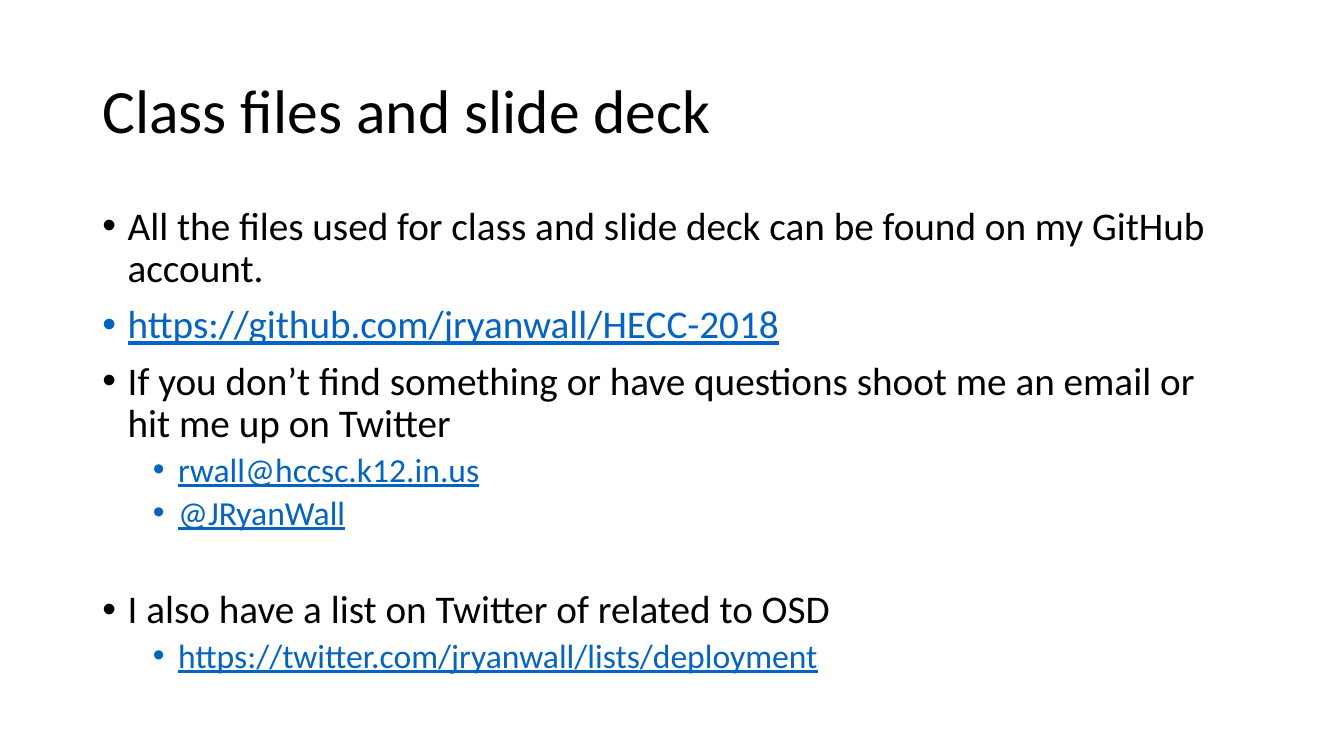
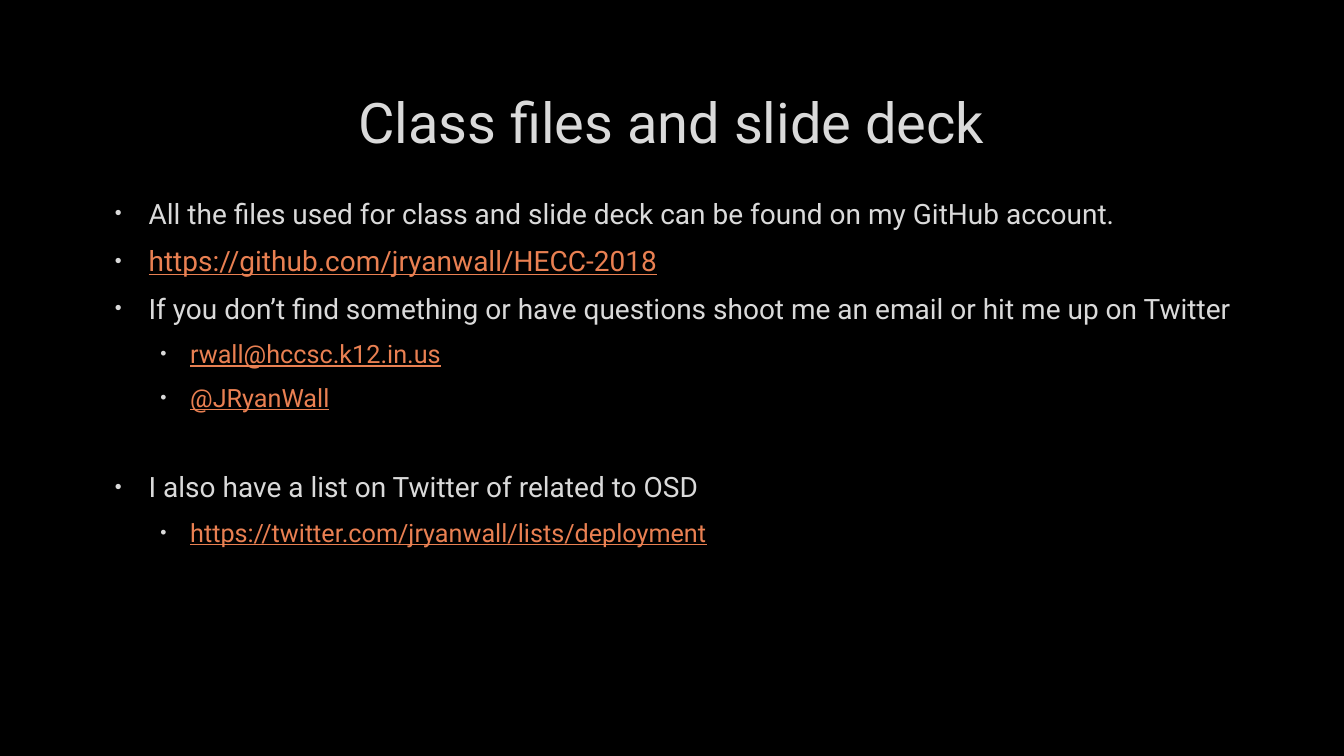
Before and after one commit to fydexx/HECC-2018, a slide deck: slide 9 of Part_01/Section03.pptx. Drawn at 1344x756 pixels with LibreOffice and Linux fonts; fonts in the diff are those of the drawing; background and template pictures are left out. Boxes give left, top, right and bottom in pixels: in the first picture for what was removed or moved away, otherwise in the second. Text is boxed around its words. In the diff, an @@ line names an element or a change of style, - is before the commit and + after.

```diff
--- a/Part_01/Section03.pptx
+++ b/Part_01/Section03.pptx
@@ background #FFFFFF to picture (left out) @@
@@ title "Class files and slide deck": place and size @@
-title "Class files and slide deck" at bbox=[102, 90, 711, 134]
+title "Class files and slide deck" at bbox=[358, 100, 984, 144]
@@ title "Class files and slide deck" at bbox=[358, 100, 984, 144]: size 44 to 40 pt, font Calibri to Roboto, text colour #000000 to #DADADA, letter outline none to #404040 0.75 pt; alignment left to centre; line spacing 0.9 to 1 @@
@@ text "All the files used for ...": place and size @@
-text "All the files used for ..." at bbox=[128, 212, 1204, 674]
+text "All the files used for ..." at bbox=[149, 202, 1231, 548]
@@ text "All the files used for ..." at bbox=[149, 202, 1231, 548]: size 28 to 20 pt in "All the files used for class and ...", "https://github.com/jryanwall/HECC-2018", "If you don’t find something or have ...", "I also have a list on Twitter ..."; font Calibri to Roboto, letter outline none to #404040 0.75 pt; text colour #000000 to #DADADA in "All the files used for class and ...", "If you don’t find something or have ...", "I also have a list on Twitter ..."; text colour #0563C1 to #E98052 in "https://github.com/jryanwall/HECC-2018", "rwall@hccsc.k12.in.us", "@JRyanWall", "https://twitter.com/jryanwall/lists/deployment"; size 24 to 18 pt in "rwall@hccsc.k12.in.us", "@JRyanWall", "https://twitter.com/jryanwall/lists/deployment"; indent changed; line spacing 0.9 to 1; more space between paragraphs @@
```
Also in this commit, not shown: 9 other slides changed.
